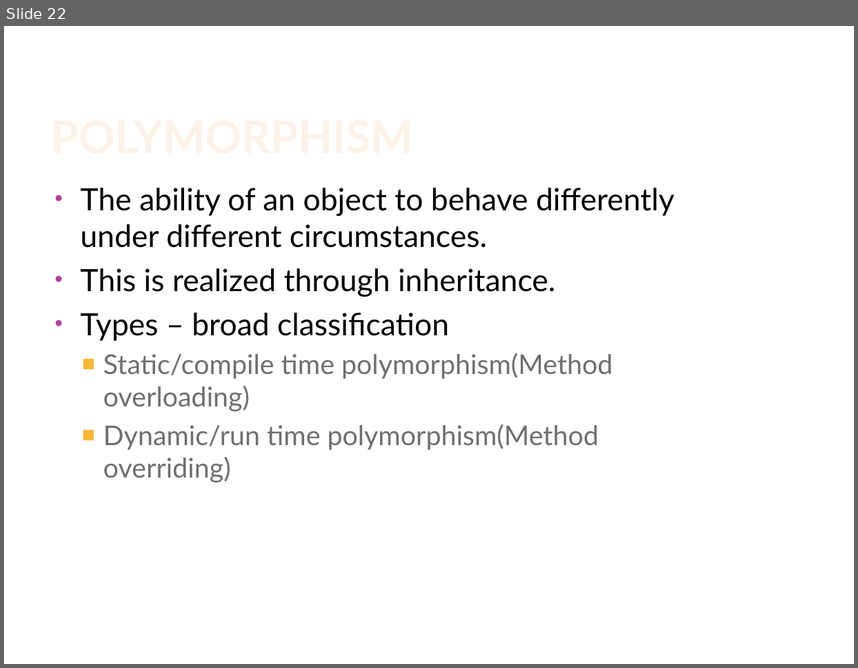
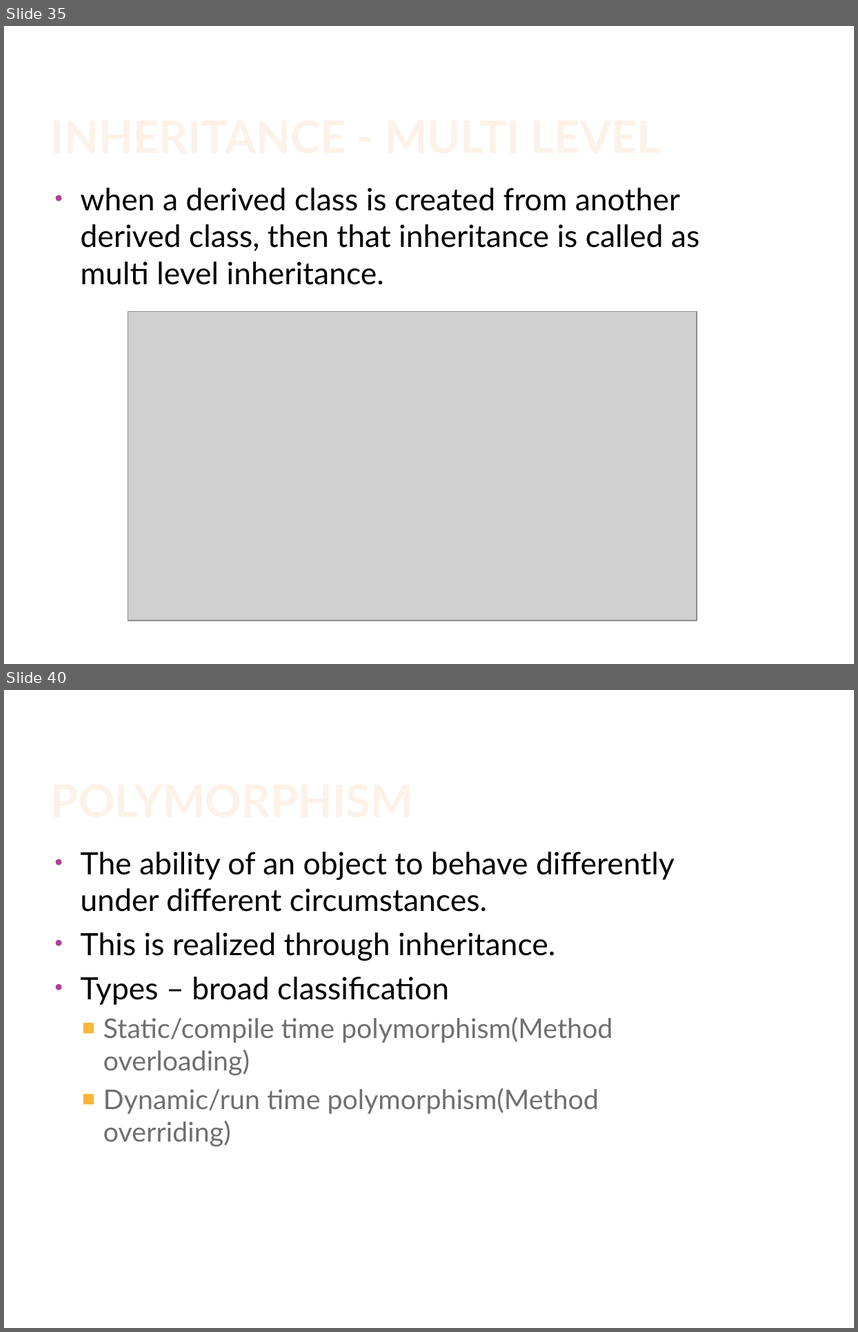
Before and after one commit to sanjeevir/all-my-resources, a slide deck: java/Object orientation.pptx. Shown one above the other, each under a label of ours: slide 22 before the commit, slides 35 and 40 after it; the slides between them are not shown. The pictures are 858x668 and 858x1332 pixels, drawn with LibreOffice and Linux fonts; fonts in the diff are those of the drawing; grey boxes stand for pictures; background and template pictures are left out. Boxes give left, top, right and bottom in pixels: in the first picture for what was removed or moved away, otherwise in the second. Text is boxed around its words. In the diff, an @@ line names an element or a change of style, - is before the commit and + after.

```diff
--- a/java/Object orientation.pptx
+++ b/java/Object orientation.pptx
@@ slide 35 added at (4, 26, 854, 664), background #FFFFFF @@
@@ title added at (47, 56, 720, 162), 38 pt, text gradient #FEF7F1 to #FEF3E8 to #FBCF9C to #F9B94C, bold @@
+INHERITANCE - MULTI LEVEL
@@ text added at (81, 187, 700, 285), 26 pt, text #000000 @@
+• when a derived class is created from another derived class, then that inheritance is called as multi level inheritance.
@@ picture added at (128, 312, 697, 620) @@
@@ what was slide 22 is now slide 40 @@
```
Also in this commit, not shown: 5 slides changed, 19 other slides added, 2 slides removed.
